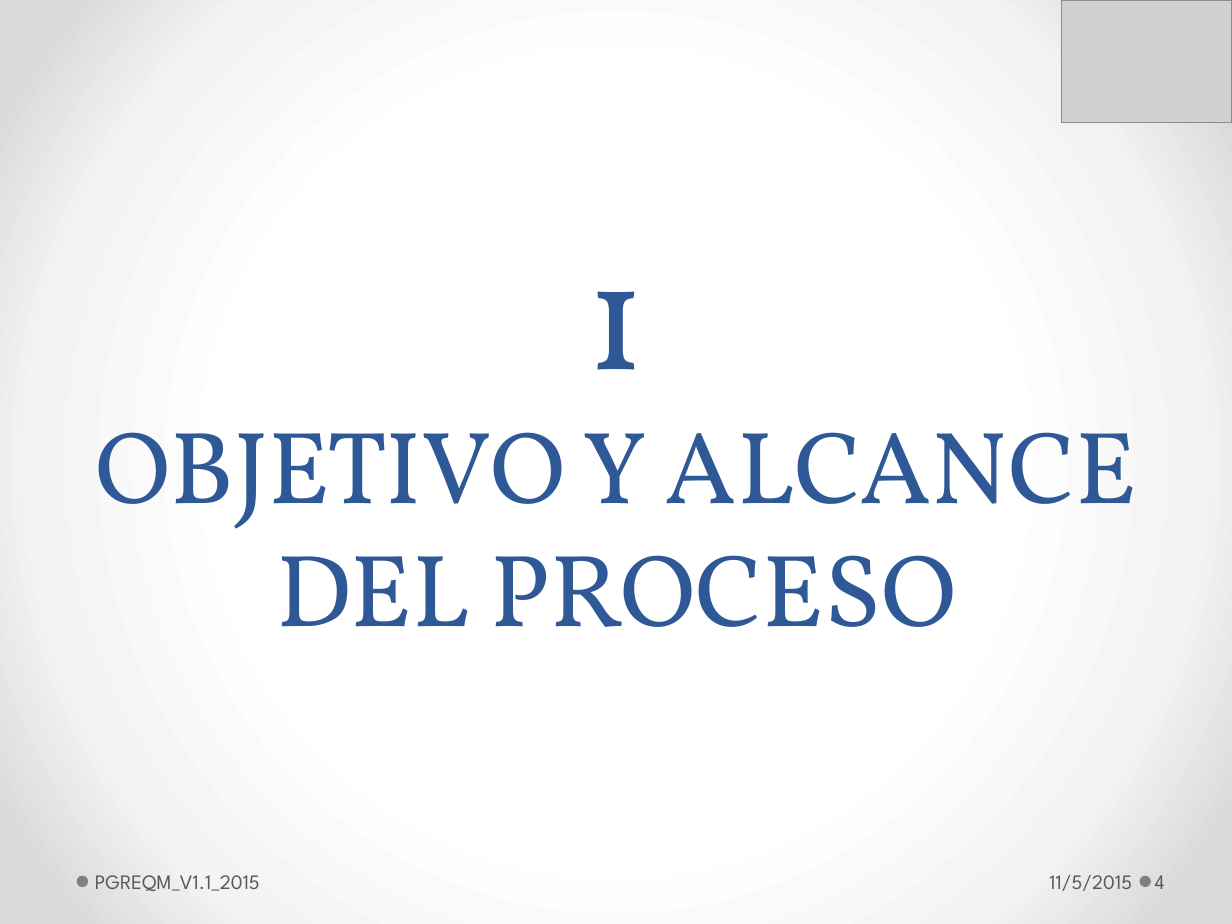
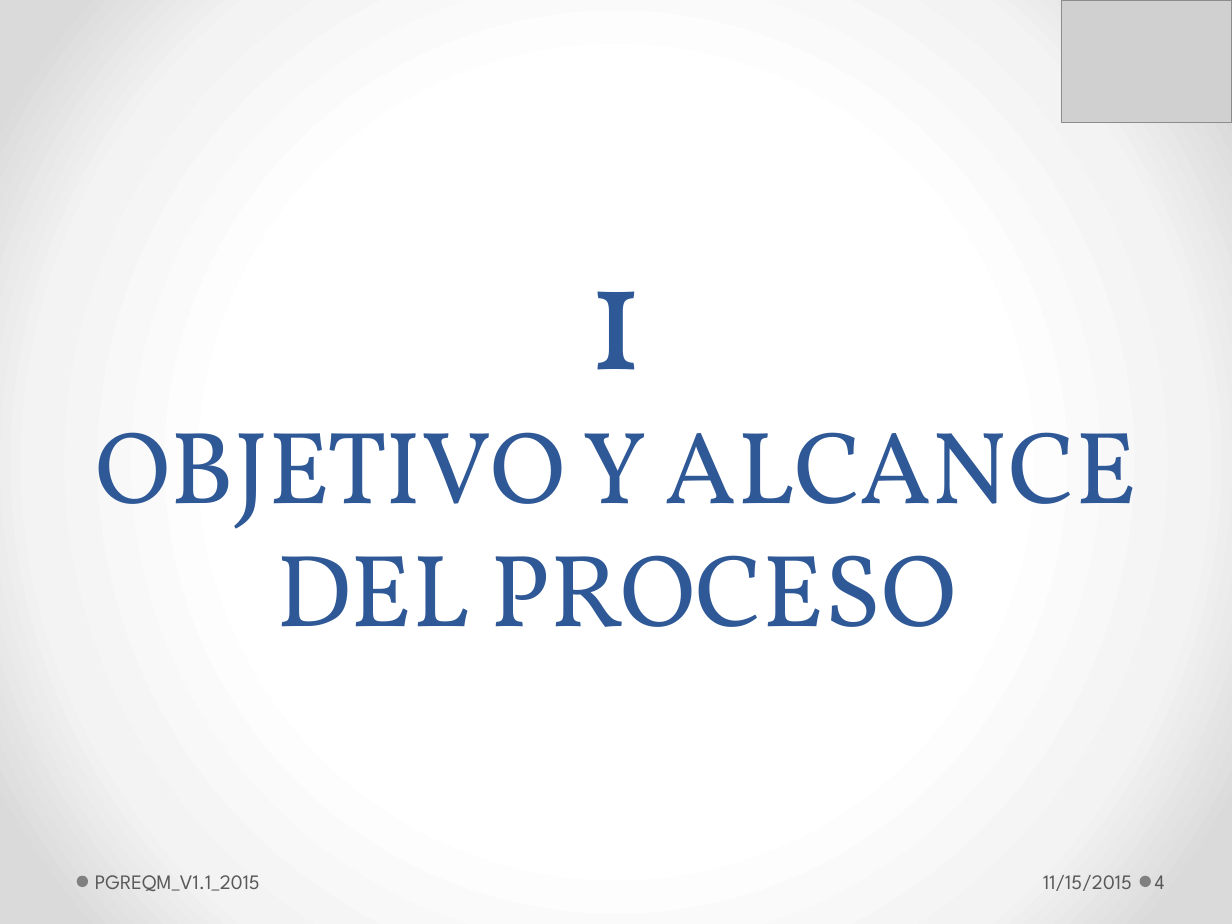
Before and after one commit to lowrider80/UTP-GPS-ALARM, a slide deck: slide 4 of Area_de_Proceso-_REQM/PGREQM/PGREQM_V1.1_2015.pptx. Drawn at 1232x924 pixels with LibreOffice and Linux fonts; fonts in the diff are those of the drawing; grey boxes stand for pictures. Boxes give left, top, right and bottom in pixels: in the first picture for what was removed or moved away, otherwise in the second. Text is boxed around its words. In the diff, an @@ line names an element or a change of style, - is before the commit and + after.

```diff
--- a/Area_de_Proceso-_REQM/PGREQM/PGREQM_V1.1_2015.pptx
+++ b/Area_de_Proceso-_REQM/PGREQM/PGREQM_V1.1_2015.pptx
@@ text at <box>1043,875,1132,891</box>: text changed @@
-11/5/2015
+11/15/2015
```
Also in this commit, not shown: 18 other slides changed.
